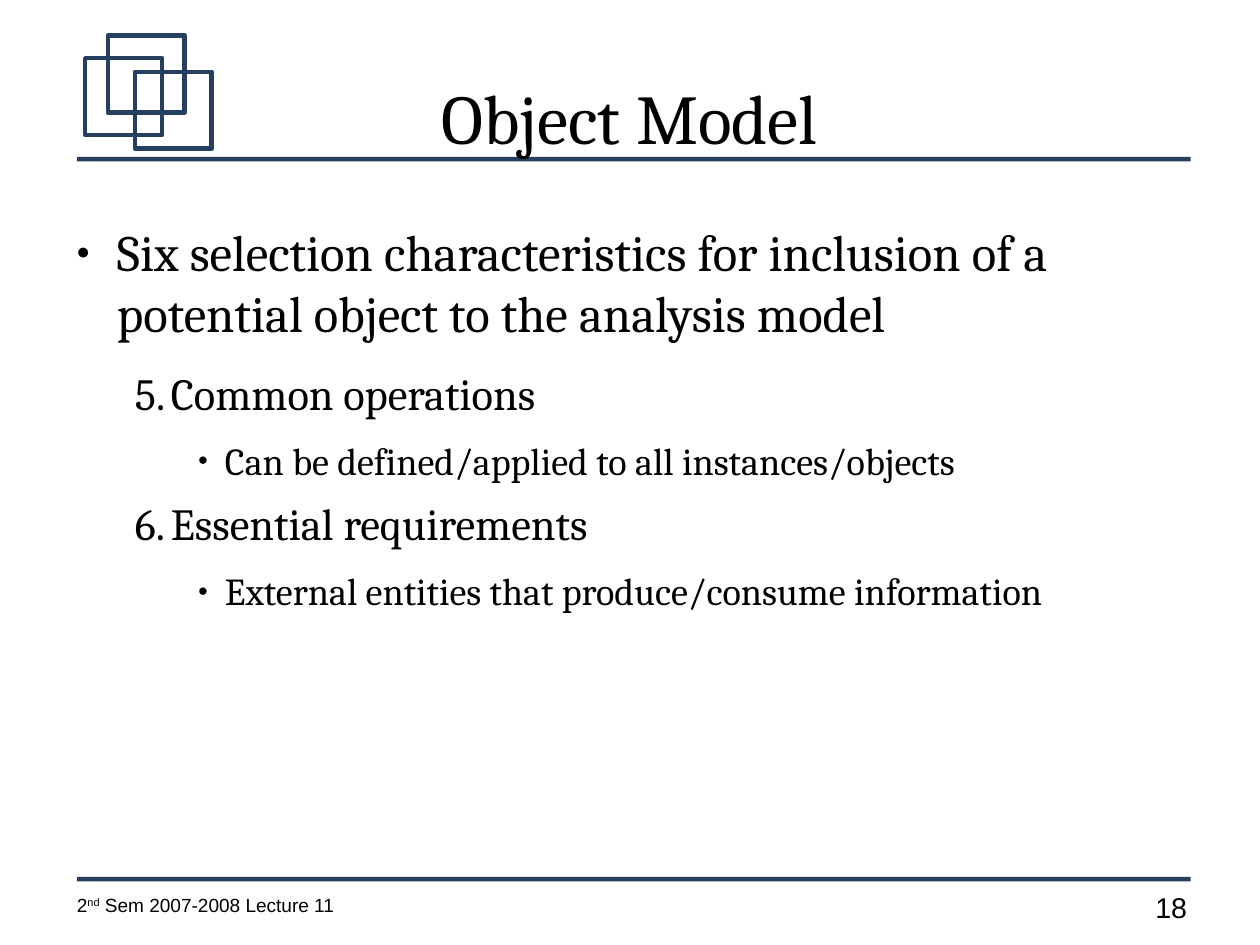
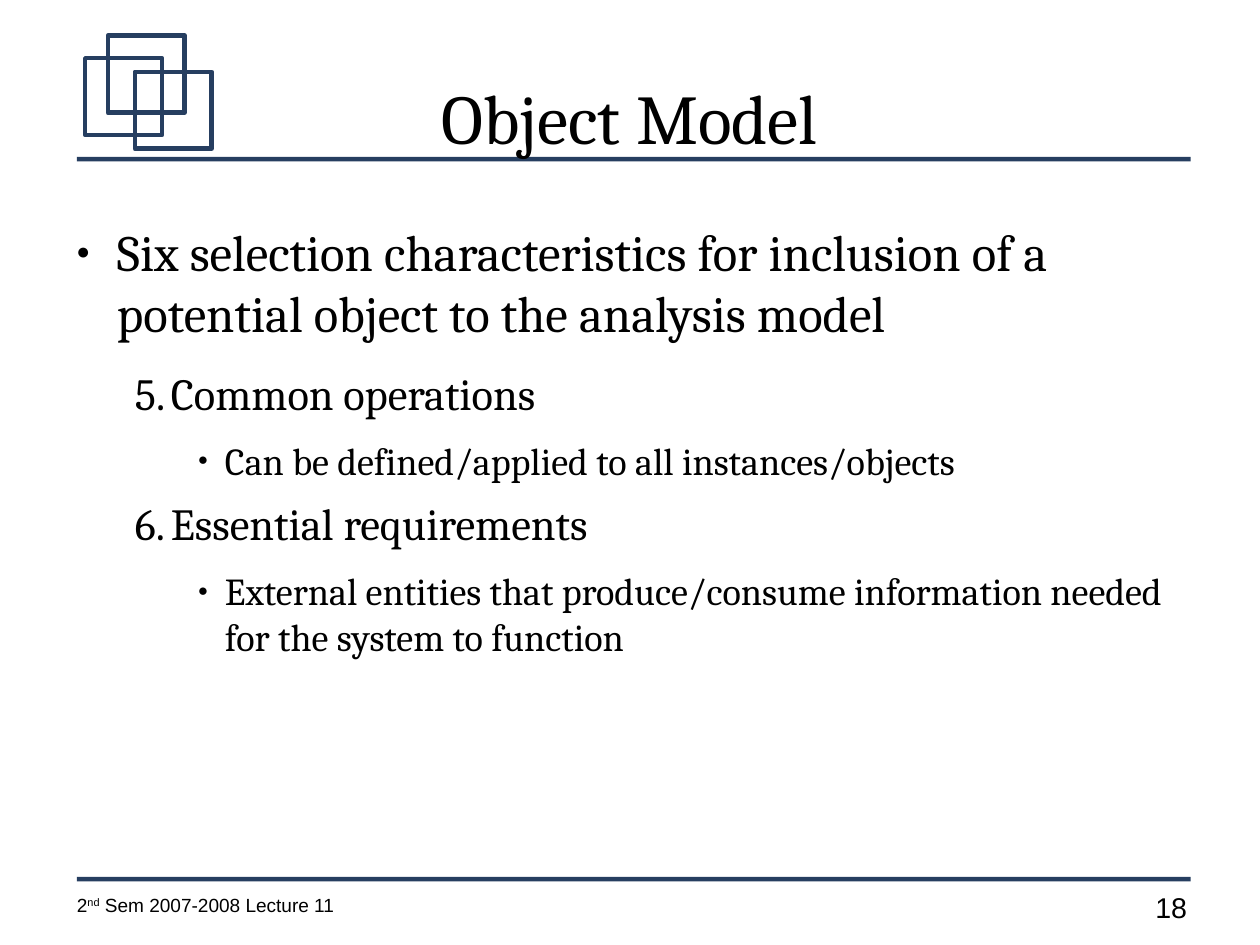
Before and after one commit to jachermocilla/jach-homepage, a slide deck: slide 18 of CMSC128-2nd-Sem-2007-L11.odp. Drawn at 1260x945 pixels with LibreOffice and Linux fonts; fonts in the diff are those of the drawing. Boxes give left, top, right and bottom in pixels: in the first picture for what was removed or moved away, otherwise in the second. Text is boxed around its words. In the diff, an @@ line names an element or a change of style, - is before the commit and + after.

```diff
--- a/CMSC128-2nd-Sem-2007-L11.odp
+++ b/CMSC128-2nd-Sem-2007-L11.odp
@@ text at (225, 578, 1161, 660): text changed @@
-    ● External entities that produce/consume information
+    ● External entities that produce/consume information needed for the system to function
```
Also in this commit, not shown: 8 other slides changed, 1 slide added, 1 slide removed.
